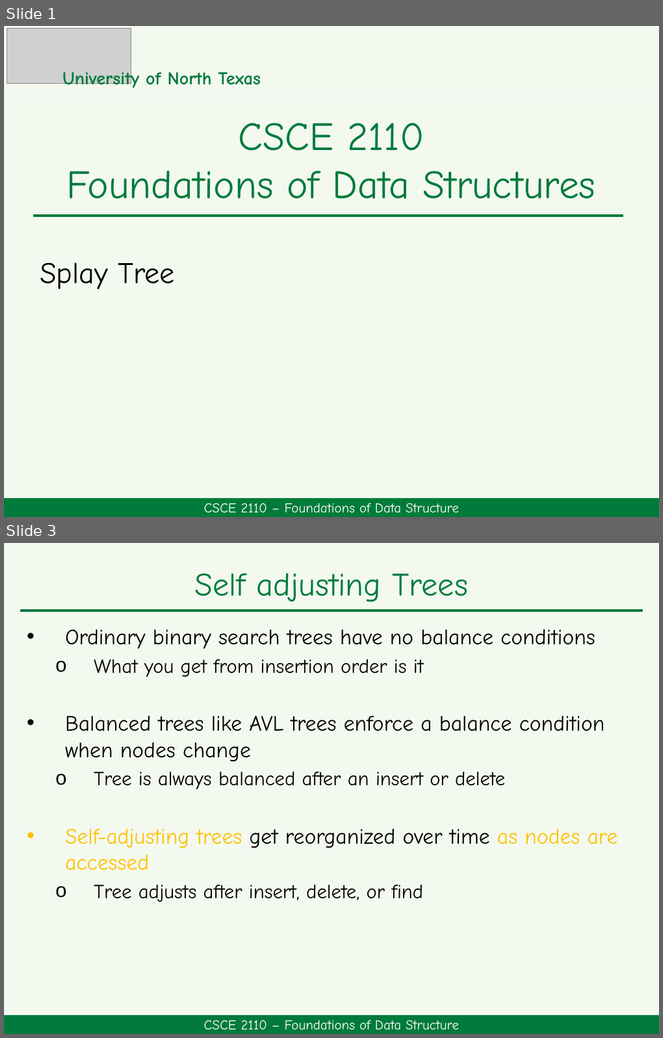
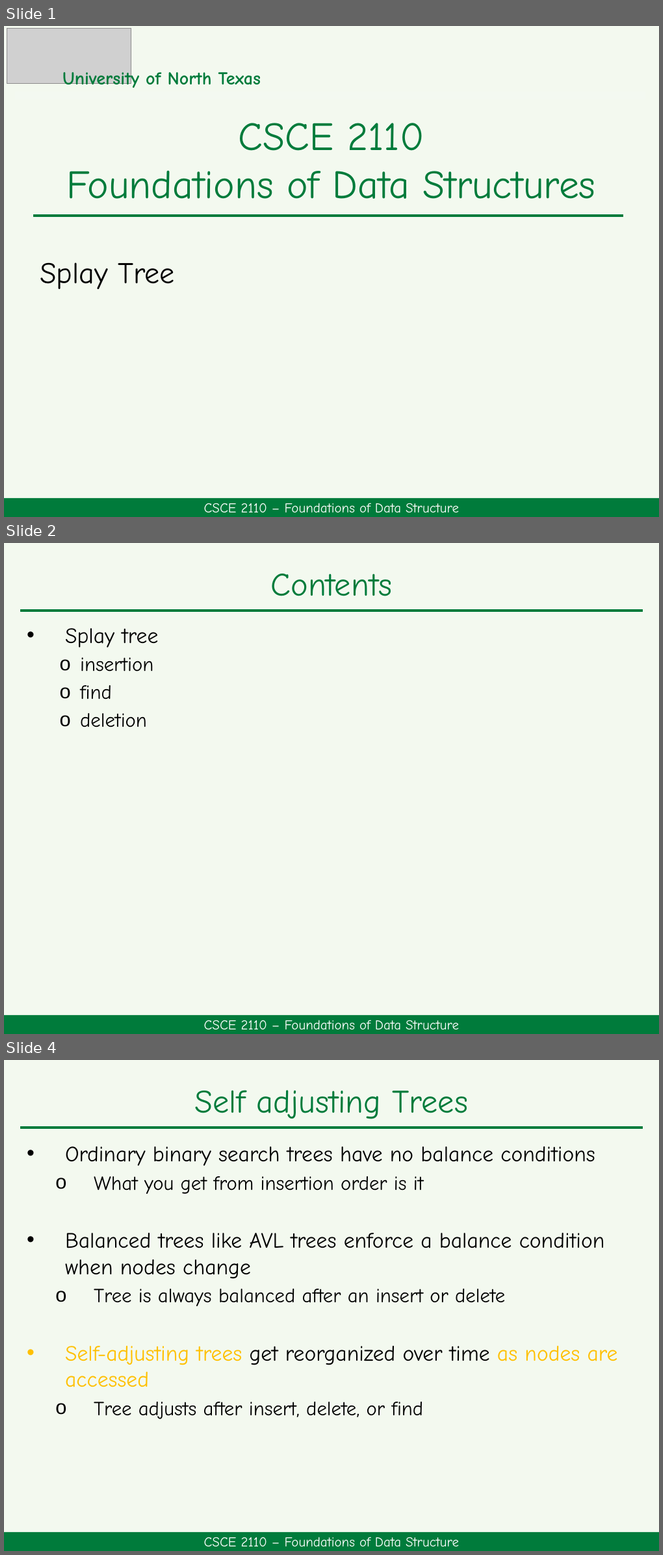
Before and after one commit to HengFan2010/hengfan2010.github.io, a slide deck: teaching/25F-2110/slides/2110-topic 6-Splay Tree.pptx. Shown one above the other, each under a label of ours: slides 1 and 3 before the commit, slides 1, 2 and 4 after it; the slides between them are not shown. The pictures are 663x1038 and 663x1555 pixels, drawn with LibreOffice and Linux fonts; fonts in the diff are those of the drawing; grey boxes stand for pictures. Boxes give left, top, right and bottom in pixels: in the first picture for what was removed or moved away, otherwise in the second. Text is boxed around its words. In the diff, an @@ line names an element or a change of style, - is before the commit and + after.

```diff
--- a/teaching/25F-2110/slides/2110-topic 6-Splay Tree.pptx
+++ b/teaching/25F-2110/slides/2110-topic 6-Splay Tree.pptx
@@ slide 2 added at (4, 543, 659, 1034), background #E2F0D9 at 40% opacity; not listed: 1 template element that a slide beside it also shows @@
@@ text added at (271, 574, 393, 596), 36 pt, text #007B3B @@
+Contents
@@ line added from (20, 611) to (643, 611), #007B3B 3 pt @@
@@ text added at (65, 628, 158, 728), 22 pt, text #000000 @@
+• Splay tree
+  o insertion
+  o find
+  o deletion
@@ what was slide 3 is now slide 4 @@
```
Also in this commit, not shown: 6 slides changed, 3 other files.
